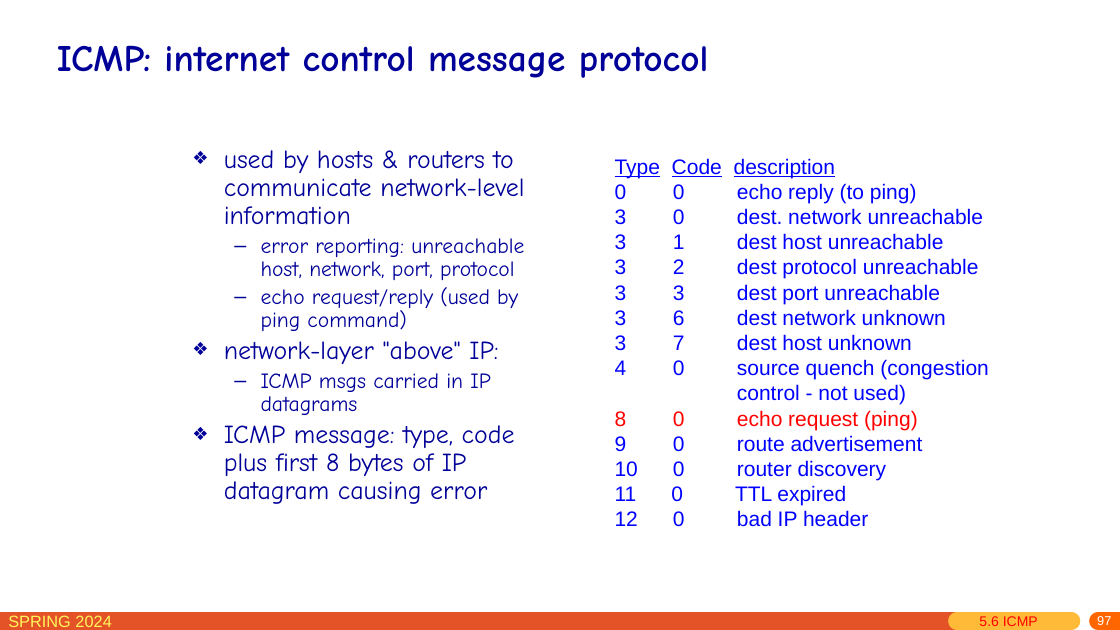
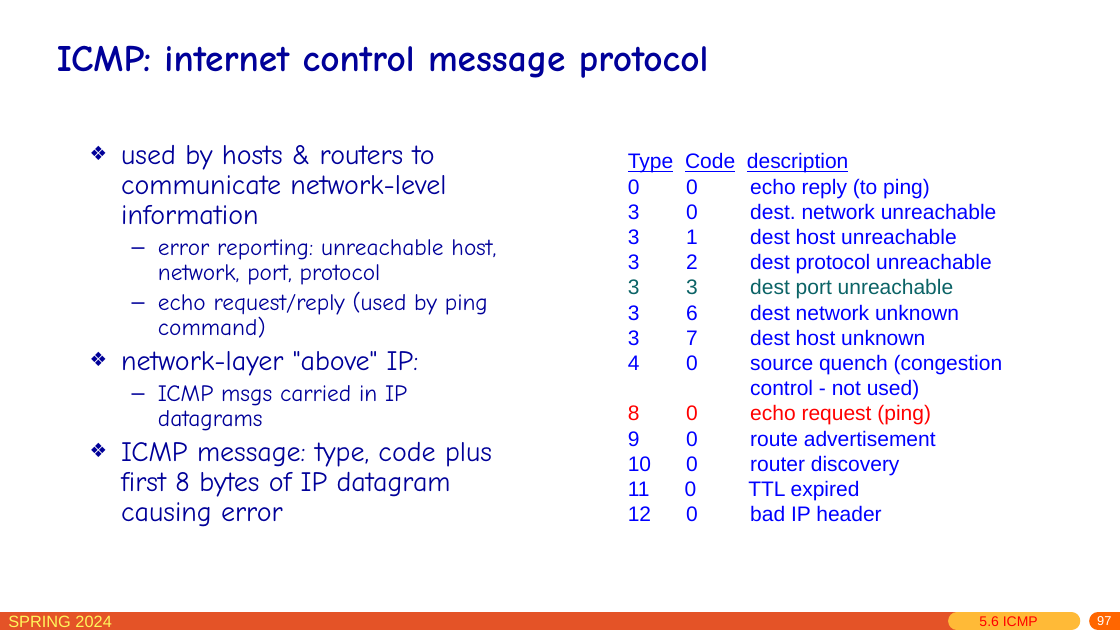
Before and after one commit to network-whu/slides, a slide deck: slide 97 of pptx/chapter5.pptx. Drawn at 1120x630 pixels with LibreOffice and Linux fonts; fonts in the diff are those of the drawing. Boxes give left, top, right and bottom in pixels: in the first picture for what was removed or moved away, otherwise in the second. Text is boxed around its words. In the diff, an @@ line names an element or a change of style, - is before the commit and + after.

```diff
--- a/pptx/chapter5.pptx
+++ b/pptx/chapter5.pptx
@@ text "used by hosts & routers ...": place and size @@
-text "used by hosts & routers ..." at <box>224,150,524,504</box>
+text "used by hosts & routers ..." at <box>121,145,496,527</box>
@@ text "used by hosts & routers ..." at <box>121,145,496,527</box>: size 22.2 to 24 pt in "used by hosts & routers to communicate ...", "network-layer "above" IP:", "ICMP message: type, code plus first 8 ..."; size 18.5 to 20 pt in "error reporting: unreachable host, network, port, protocol", "echo request/reply (used by ping command)", "ICMP msgs carried in IP datagrams" @@
@@ text "Type Code description": place and size @@
-text "Type Code description" at <box>615,158,989,527</box>
+text "Type Code description" at <box>628,152,1003,522</box>
@@ text at <box>628,278,954,299</box>: text colour #0000FF to #0B6366 in "3 3 dest port unreachable" @@
```
Also in this commit, not shown: 3 other slides changed.
